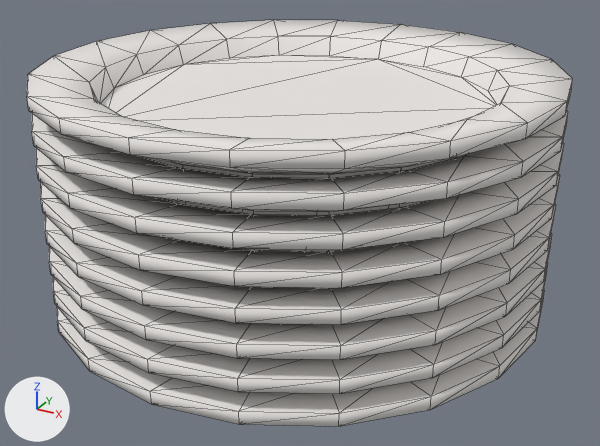
One commit to the glTF model assets/scene/models/PlateDisplay.glb: the scene before it, then after it.
Rendered twice from a camera (50 mm lens) standing at (0.617, -1.118, 0.71) and looking at (0.011, -0.018, 0.16). Lighting does not change. The marker at lower left points along +X, +Y and +Z. The older version comes first. Mesh edges are drawn as thin lines. Objects named as collision shapes, trigger or cutter boxes, shadow casters or lower levels of detail are left out. Where no turn or scale is listed for an object, it has been applied to the vertices. Vertices at exactly the same position are counted once.

Before the edit, the objects in view are built like this:
```python
me_plane_030 = bpy.data.meshes.new('Plane.030')
me_plane_030.from_pydata(...)  # 820 vertices, 1392 faces; spans x -0.407..0.407, y -0.407..0.407, z 0.0..0.415
me_plane_030.materials.append(mat_rough)  # picture img_textureatlas
ob_platedisplay = bpy.data.objects.new('PlateDisplay', me_plane_030)
ob_platedisplay.location = (0.0, 0.0, 0.0)
```
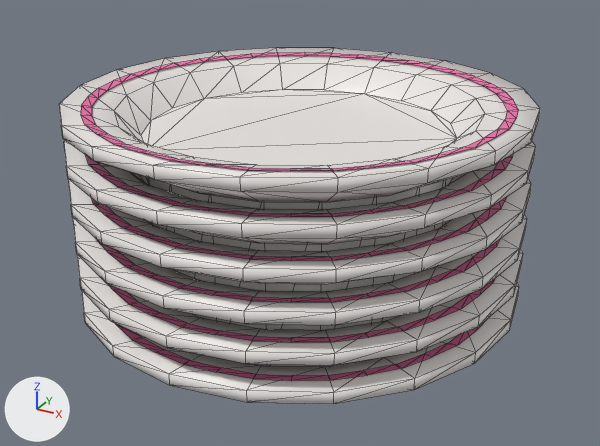
Location of each change, (x1, y1, x2, y2) in pixels of the pictures (600 x 446 px):
'PlateDisplay', reshaped (12% narrower, 12% shorter)
    before: (27, 20, 573, 426)
    after: (59, 48, 540, 404)
part 1 of me_plane_030, rebuilt (10% narrower, 16% shorter)
    before: (57, 154, 545, 426)
    after: (81, 177, 519, 404)
part 2 of me_plane_030, rebuilt (11% narrower, 8% shorter)
    before: (45, 204, 556, 325)
    after: (73, 214, 527, 325)
part 3 of me_plane_030, rebuilt (11% narrower, 8% shorter)
    before: (41, 174, 560, 288)
    after: (68, 179, 531, 284)
part 4 of me_plane_030, rebuilt (11% narrower)
    before: (36, 143, 564, 250)
    after: (64, 140, 536, 244)
part 5 of me_plane_030, rebuilt
    before: (32, 111, 568, 212)
    after: (59, 48, 540, 202)
part 6 of me_plane_030, rebuilt (20% narrower, 23% shorter)
    before: (27, 20, 573, 174)
    after: (81, 52, 518, 171)
part 7 of me_plane_030, rebuilt (10% narrower, 13% shorter)
    before: (53, 262, 548, 394)
    after: (77, 250, 523, 365)
part 8 of me_plane_030, rebuilt
    before: (49, 233, 552, 360)
    after: (108, 279, 495, 342)
part 9 of me_plane_030, added
    after: (115, 321, 485, 380)
part 10 of me_plane_030, added
    after: (97, 238, 501, 302)
part 11 of me_plane_030, added
    after: (92, 196, 508, 261)
part 12 of me_plane_030, added
    after: (86, 154, 513, 217)

The edits, one by one:
Material 'Specular' (mat_specular) is new.
Its texture is img_textureatlas.
Its roughness is 0.4.
me_plane_030 is used by ob_platedisplay; location (0.0, 0.0, 0.0).
me_plane_030 had 820 vertices, 1392 faces and spanned x -0.407..0.407, y -0.407..0.407, z 0.0..0.415.
me_plane_030 no longer uses material mat_rough (picture img_textureatlas).
me_plane_030 now has 1100 vertices, 1552 faces and spans x -0.367..0.367, y -0.367..0.367, z 0.0..0.368.
me_plane_030 part 1: the loose piece of 120 vertices spanning x -0.407..0.407, y -0.407..0.407, z 0.0..0.35 is rebuilt with 120 vertices and now spans x -0.367..0.367, y -0.367..0.367, z 0.0..0.3, in mat_specular (picture img_textureatlas).
me_plane_030 part 2: the loose piece of 100 vertices spanning x -0.407..0.407, y -0.407..0.407, z 0.15..0.215 is rebuilt with 100 vertices and now spans x -0.367..0.367, y -0.367..0.367, z 0.12..0.188, in mat_specular (picture img_textureatlas).
me_plane_030 part 3: the loose piece of 100 vertices spanning x -0.407..0.407, y -0.407..0.407, z 0.2..0.265 is rebuilt with 100 vertices and now spans x -0.367..0.367, y -0.367..0.367, z 0.18..0.248, in mat_specular (picture img_textureatlas).
me_plane_030 part 4: the loose piece of 100 vertices spanning x -0.407..0.407, y -0.407..0.407, z 0.25..0.315 is rebuilt with 100 vertices and now spans x -0.367..0.367, y -0.367..0.367, z 0.24..0.308, in mat_specular (picture img_textureatlas).
me_plane_030 part 5: the loose piece of 100 vertices spanning x -0.407..0.407, y -0.407..0.407, z 0.3..0.365 is rebuilt with 100 vertices and now spans x -0.367..0.367, y -0.367..0.367, z 0.3..0.368, in mat_specular (picture img_textureatlas).
me_plane_030 part 6: the loose piece of 100 vertices spanning x -0.407..0.407, y -0.407..0.407, z 0.35..0.415 is rebuilt with 80 vertices and now spans x -0.335..0.335, y -0.335..0.335, z 0.362..0.365, in mat_specular (picture img_textureatlas).
me_plane_030 part 7: the loose piece of 100 vertices spanning x -0.407..0.407, y -0.407..0.407, z 0.05..0.115 is rebuilt with 100 vertices and now spans x -0.367..0.367, y -0.367..0.367, z 0.06..0.128, in mat_specular (picture img_textureatlas).
me_plane_030 part 8: the loose piece of 100 vertices spanning x -0.407..0.407, y -0.407..0.407, z 0.1..0.165 is rebuilt with 80 vertices and now spans x -0.335..0.335, y -0.335..0.335, z 0.122..0.125, in mat_specular (picture img_textureatlas).
me_plane_030 part 9: a new loose piece of 80 vertices spanning x -0.335..0.335, y -0.335..0.335, z 0.062..0.065, in mat_specular (picture img_textureatlas).
me_plane_030 part 10: a new loose piece of 80 vertices spanning x -0.335..0.335, y -0.335..0.335, z 0.182..0.185, in mat_specular (picture img_textureatlas).
me_plane_030 part 11: a new loose piece of 80 vertices spanning x -0.335..0.335, y -0.335..0.335, z 0.242..0.245, in mat_specular (picture img_textureatlas).
me_plane_030 part 12: a new loose piece of 80 vertices spanning x -0.335..0.335, y -0.335..0.335, z 0.302..0.305, in mat_specular (picture img_textureatlas).
me_plane_030 gains material mat_specular (picture img_textureatlas).
